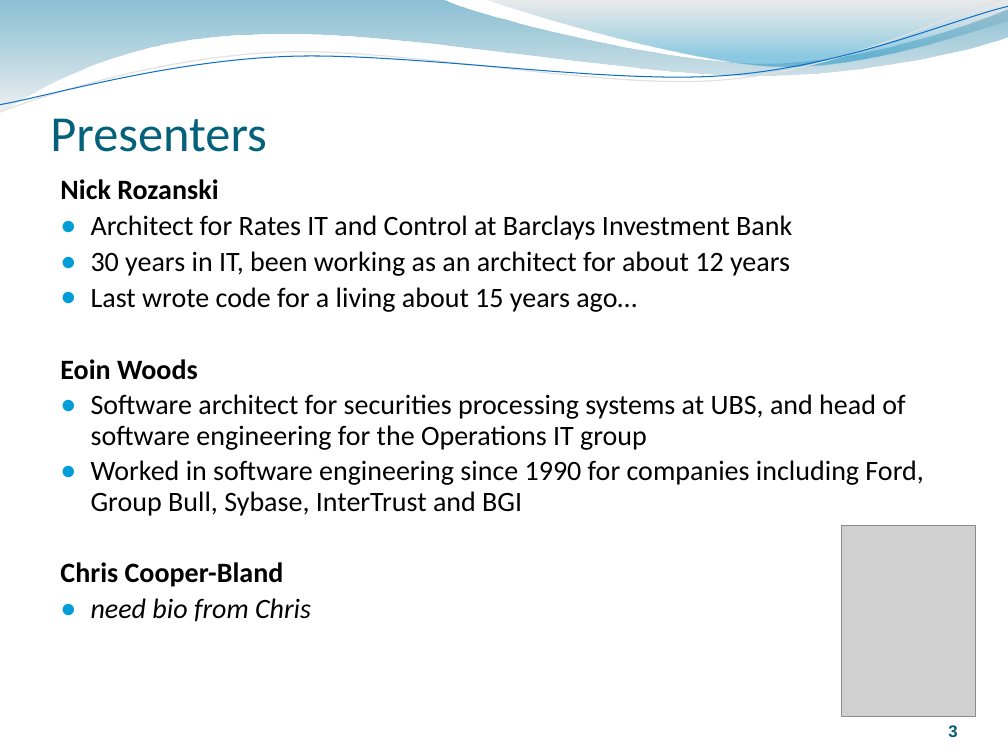
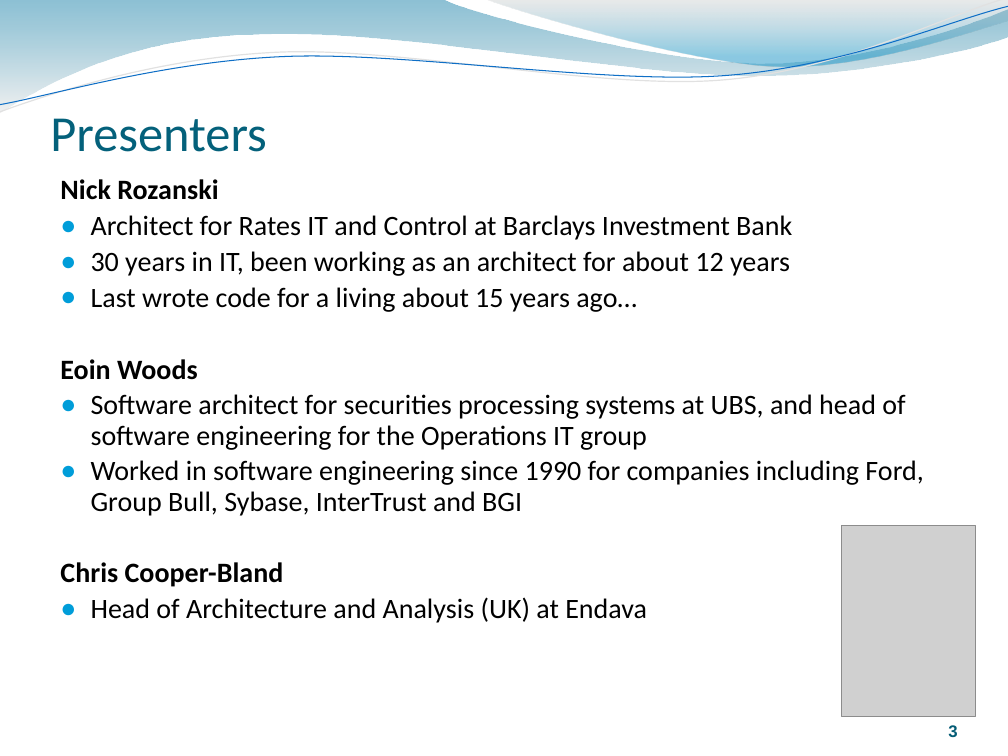
Before and after one commit to rozanski/bcs_spa14, a slide deck: slide 3 of session-materials/Oauth-Session.pptx. Drawn at 1008x756 pixels with LibreOffice and Linux fonts; fonts in the diff are those of the drawing; grey boxes stand for pictures. Boxes give left, top, right and bottom in pixels: in the first picture for what was removed or moved away, otherwise in the second. Text is boxed around its words. In the diff, an @@ line names an element or a change of style, - is before the commit and + after.

```diff
--- a/session-materials/Oauth-Session.pptx
+++ b/session-materials/Oauth-Session.pptx
@@ text at (91, 597, 647, 623): text changed; italic off @@
-● need bio from Chris
+● Head of Architecture and Analysis (UK) at Endava
```
Also in this commit, not shown: 16 other slides changed, 3 slides added, 2 other files.
